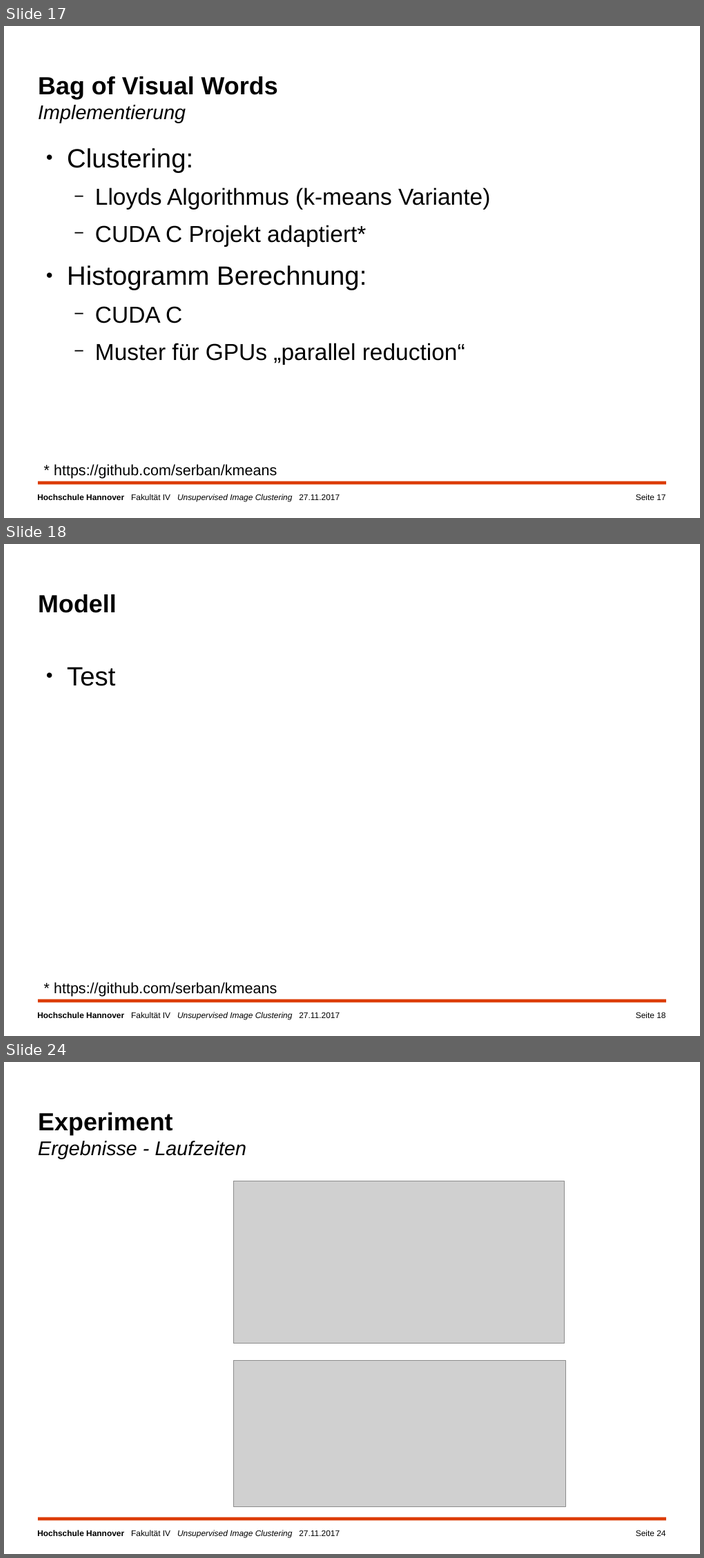
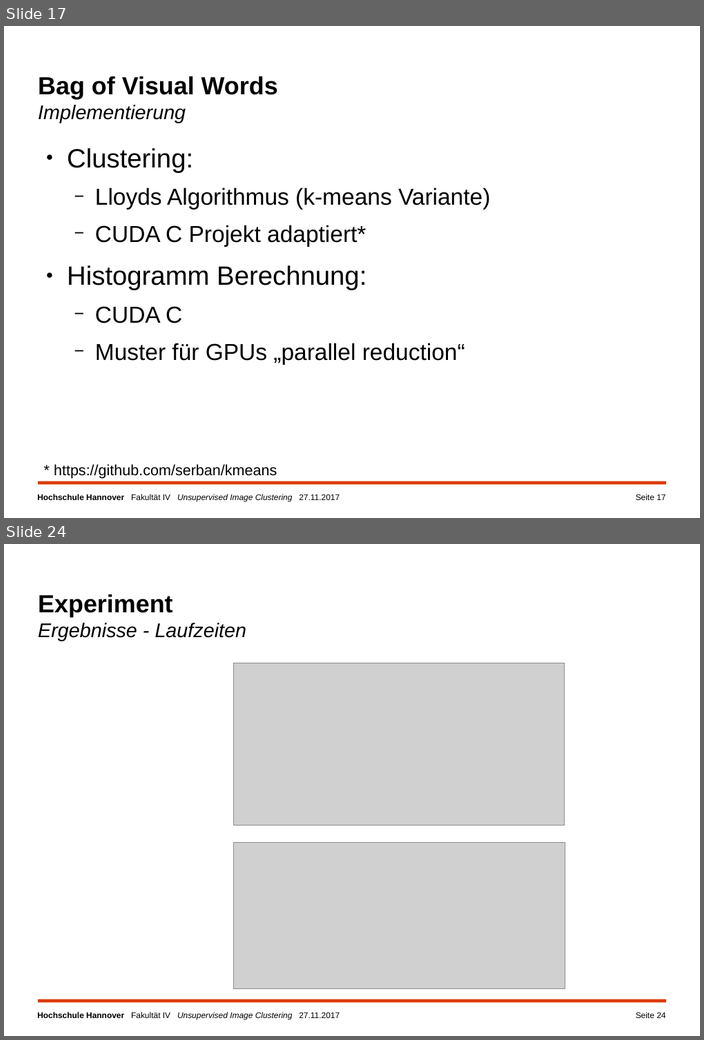
Before and after one commit to a-cl/ma-thesis, a slide deck: kolloquim.pptx. Shown one above the other, each under a label of ours: slides 17, 18 and 24 before the commit, slides 17 and 24 after it; the slides between them are not shown. The pictures are 704x1558 and 704x1040 pixels, drawn with LibreOffice and Linux fonts; fonts in the diff are those of the drawing; grey boxes stand for pictures; background and template pictures are left out. Boxes give left, top, right and bottom in pixels: in the first picture for what was removed or moved away, otherwise in the second. Text is boxed around its words. In the diff, an @@ line names an element or a change of style, - is before the commit and + after.

Commit message:
TODOs weiter abgearbeitet. Modell + AUCs fertig.

```diff
--- a/kolloquim.pptx
+++ b/kolloquim.pptx
@@ slide 18 removed at bbox=[4, 544, 700, 1036], background #FFFFFF; not listed: 2 template elements that a slide beside it also shows @@
@@ text removed at bbox=[38, 594, 116, 613] @@
-Modell
@@ text removed at bbox=[67, 667, 115, 686] @@
-● Test
@@ text removed at bbox=[54, 982, 277, 997] @@
-* https://github.com/serban/kmeans
@@ page number removed at bbox=[635, 1012, 665, 1018] @@
-Seite 18
```
Also in this commit, not shown: 5 slides changed, 1 slide added.
